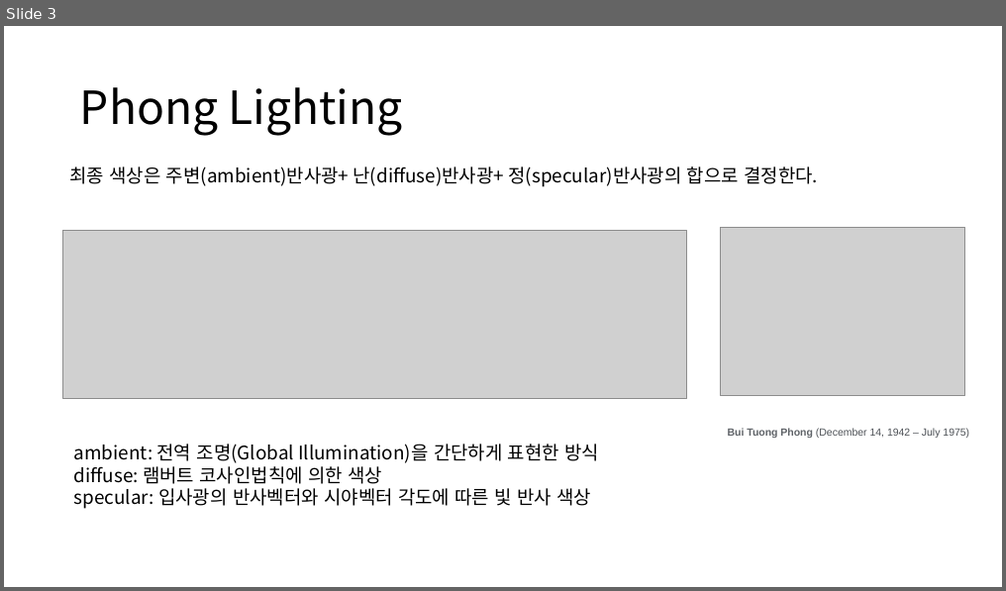
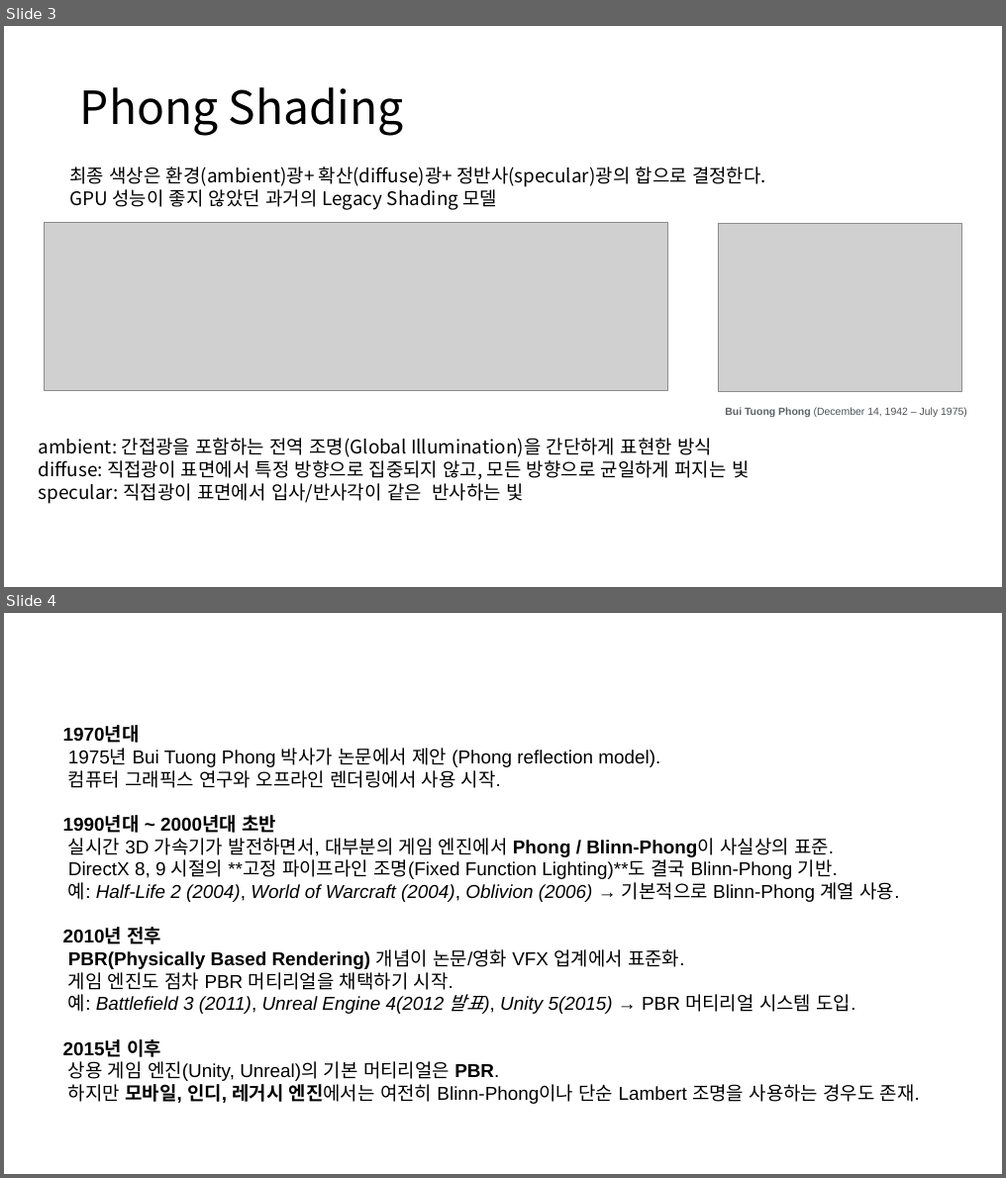
Before and after one commit to ldw9981/D3D11_Tutorial, a slide deck: Documents/07-Lighting2(Blinn-Phong).pptx. Shown one above the other, each under a label of ours: slide 3 before the commit, slides 3 and 4 after it. The pictures are 1006x591 and 1006x1178 pixels, drawn with LibreOffice and Linux fonts; fonts in the diff are those of the drawing; grey boxes stand for pictures. Boxes give left, top, right and bottom in pixels: in the first picture for what was removed or moved away, otherwise in the second. Text is boxed around its words. In the diff, an @@ line names an element or a change of style, - is before the commit and + after.

```diff
--- a/Documents/07-Lighting2(Blinn-Phong).pptx
+++ b/Documents/07-Lighting2(Blinn-Phong).pptx
@@ slide 4 added at (4,613,1002,1174), background #FFFFFF @@
@@ text added at (63,727,920,1104), 18 pt, text #000000 @@
+1970년대
+1975년 Bui Tuong Phong 박사가 논문에서 제안 (Phong reflection model).
+컴퓨터 그래픽스 연구와 오프라인 렌더링에서 사용 시작.
+1990년대 ~ 2000년대 초반
+실시간 3D 가속기가 발전하면서, 대부분의 게임 엔진에서 Phong / Blinn-Phong이 사실상의 표준.
+DirectX 8, 9 시절의 **고정 파이프라인 조명(Fixed Function Lighting)**도 결국 Blinn-Phong 기반.
+예: Half-Life 2 (2004), World of Warcraft (2004), Oblivion (2006) → 기본적으로 Blinn-Phong 계열 사용.
+2010년 전후
+PBR(Physically Based Rendering) 개념이 논문/영화 VFX 업계에서 표준화.
+게임 엔진도 점차 PBR 머티리얼을 채택하기 시작.
+예: Battlefield 3 (2011), Unreal Engine 4(2012 발표), Unity 5(2015) → PBR 머티리얼 시스템 도입.
+2015년 이후
+상용 게임 엔진(Unity, Unreal)의 기본 머티리얼은 PBR.
+하지만 모바일, 인디, 레거시 엔진에서는 여전히 Blinn-Phong이나 단순 Lambert 조명을 사용하는 경우도 존재.
@@ slide 3 changed as well @@
@@ title at (80,87,404,136): text changed @@
-Phong Lighting
+Phong Shading
@@ text at (69,167,766,210): text changed @@
-최종 색상은 주변(ambient)반사광+ 난(diffuse)반사광+ 정(specular)반사광의 합으로 결정한다.
+최종 색상은 환경(ambient)광+ 확산(diffuse)광+ 정반사(specular)광의 합으로 결정한다.
+GPU 성능이 좋지 않았던 과거의 Legacy Shading 모델
@@ picture: place and size @@
-picture at (62,230,686,399)
+picture at (44,222,667,390)
@@ picture: place and size @@
-picture at (721,227,965,396)
+picture at (718,224,963,392)
@@ text "Bui Tuong Phong (December 14, ...": place and size @@
-text "Bui Tuong Phong (December 14, ..." at (728,428,969,438)
+text "Bui Tuong Phong (December 14, ..." at (725,407,967,417)
@@ text at (39,438,748,504): text changed @@
-ambient: 전역 조명(Global Illumination)을 간단하게 표현한 방식
-diffuse: 램버트 코사인법칙에 의한 색상
-specular: 입사광의 반사벡터와 시야벡터 각도에 따른 빛 반사 색상
+ambient: 간접광을 포함하는 전역 조명(Global Illumination)을 간단하게 표현한 방식
+diffuse: 직접광이 표면에서 특정 방향으로 집중되지 않고, 모든 방향으로 균일하게 퍼지는 빛
+specular: 직접광이 표면에서 입사/반사각이 같은 반사하는 빛
```
Also in this commit, not shown: 6 other slides changed, 2 other slides added, 3 other files.
